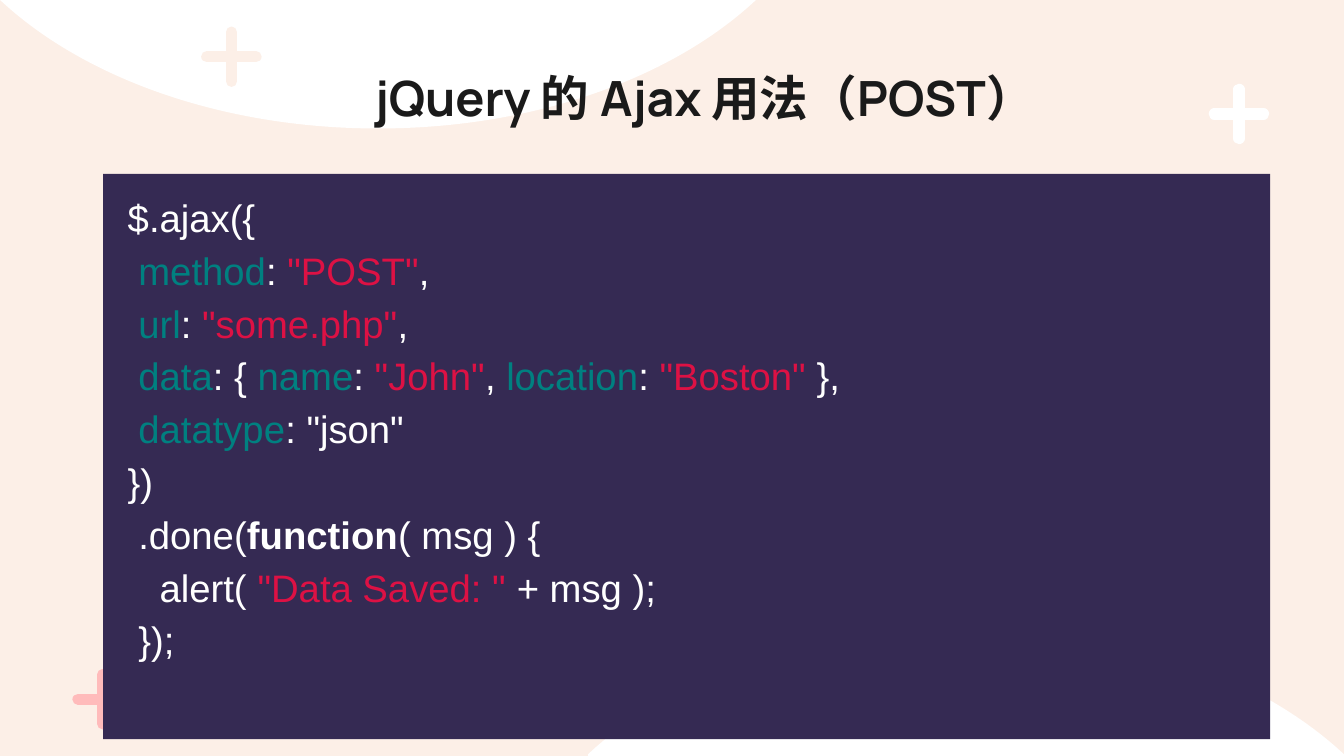
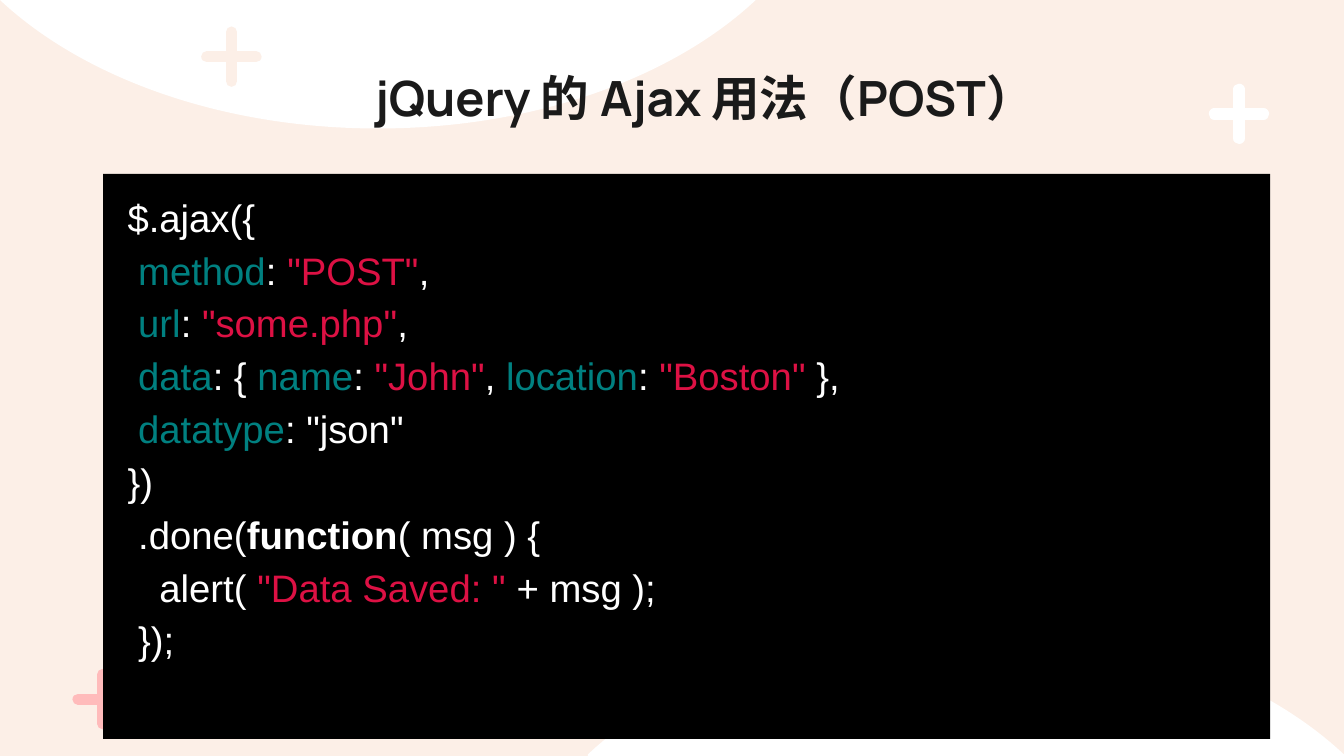
Before and after one commit to bwin0415/ISPANCLASS, a slide deck: slide 99 of jQuery/jQuery ppt.pptx. Drawn at 1344x756 pixels with LibreOffice and Linux fonts; fonts in the diff are those of the drawing. Boxes give left, top, right and bottom in pixels: in the first picture for what was removed or moved away, otherwise in the second. Text is boxed around its words. In the diff, an @@ line names an element or a change of style, - is before the commit and + after.

```diff
--- a/jQuery/jQuery ppt.pptx
+++ b/jQuery/jQuery ppt.pptx
@@ rectangle "$.ajax({" at [103, 173, 1270, 739]: fill #352A53 to #000000 @@
```
Also in this commit, not shown: 59 other slides changed, 10 other files.
